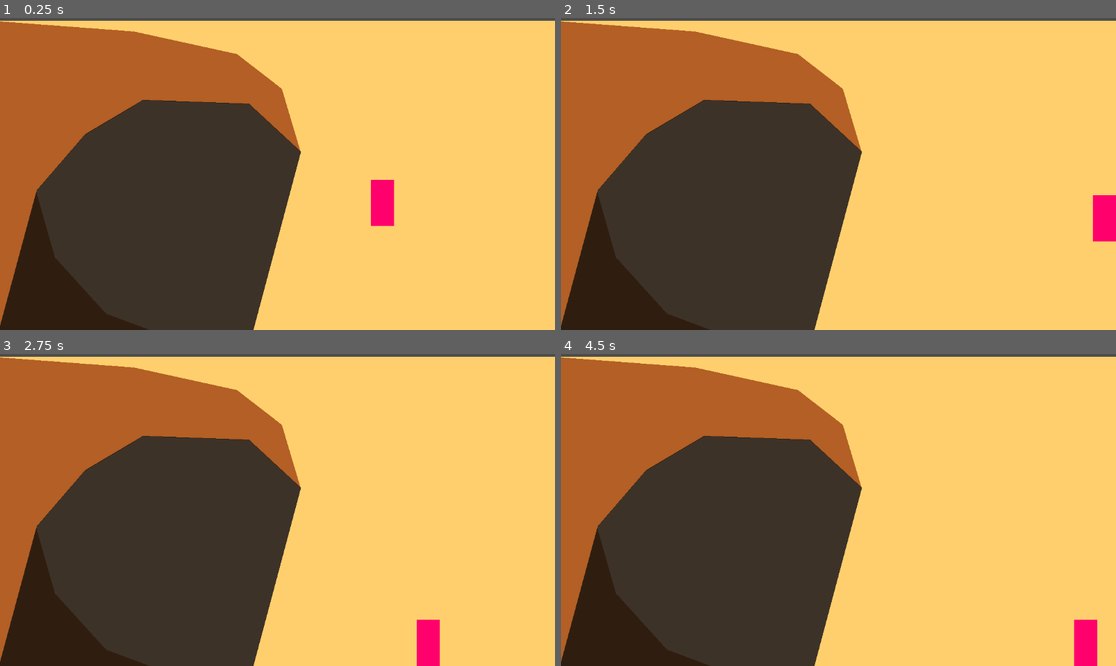
Above: before the commit, frames 1-4 (two rows, left to right).
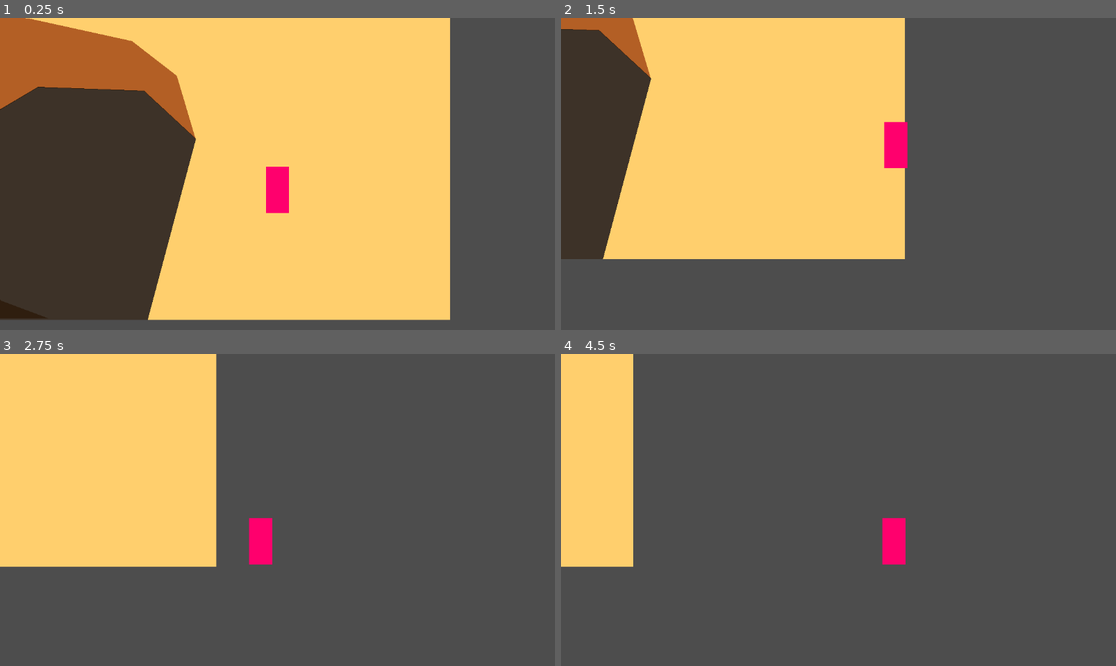
Above: after the commit, the same moments.

Repository: Niimphu/NewbieGameJam2023
Game: Godot game, scene res://Scenes/Level_1.tscn
The game is run twice, just before and just after one commit, with the same random seed, the same clock (stepped at 60 frames per second) and the same inputs.
Inputs:
- Up to frame 1 (0.25 s): no input
- Up to frame 2 (1.5 s): hold D (move_right) from 0.53 s (still down); tap Space (jump) at 0.77 s
- Up to frame 3 (2.75 s): tap Space (jump) at 1.52 s; release D (move_right) at 2.03 s; hold A (move_left) from 2.03 s (still down)
- Up to frame 4 (4.5 s): release A (move_left) at 2.78 s; hold D (move_right) 2.78-4.28 s; tap Space (jump) at 3.02, 3.77 s; hold A (move_left) from 4.28 s (still down)

The runs differ from the first frame. In frame 1, 50% of the frame differs, in the area x 0-100%, y 0-100%; in frame 2, 88%; in frame 3, 98%; in frame 4, 99%.

Commit message:
basic camera & extended level width

Diff:
--- a/Scenes/Level_1.tscn
+++ b/Scenes/Level_1.tscn
@@ -1,13 +1,13 @@
 [gd_scene load_steps=6 format=3 uid="uid://dtsuuoxfimxl2"]
 
 [ext_resource type="Texture2D" uid="uid://baxai2pm6non2" path="res://Textures/16x16_white.png" id="1_6mjgt"]
-[ext_resource type="PackedScene" path="res://Scenes/Player.tscn" id="2_lqu6h"]
+[ext_resource type="PackedScene" uid="uid://c1ogvedow02uu" path="res://Scenes/Player.tscn" id="2_lqu6h"]
 
 [sub_resource type="OccluderPolygon2D" id="OccluderPolygon2D_nn3ea"]
 polygon = PackedVector2Array(198, 989, 90, 889, -130, 881, -250, 952, -351, 1069, -314, 1205, -208, 1325, -112, 1361)
 
 [sub_resource type="RectangleShape2D" id="RectangleShape2D_3tjkr"]
-size = Vector2(1254, 40.5)
+size = Vector2(2404, 40.5)
 
 [sub_resource type="RectangleShape2D" id="RectangleShape2D_c680m"]
 size = Vector2(40, 659.125)
@@ -57,14 +57,24 @@
 position = Vector2(0, 648)
 
 [node name="Floor" type="CollisionShape2D" parent="Bounds"]
-position = Vector2(541, 20.75)
+position = Vector2(1116, 20.75)
 shape = SubResource("RectangleShape2D_3tjkr")
 
 [node name="WallRight" type="CollisionShape2D" parent="Bounds"]
-position = Vector2(1172, -314.438)
+position = Vector2(2271, -319)
 shape = SubResource("RectangleShape2D_c680m")
 
 [node name="Player" parent="." instance=ExtResource("2_lqu6h")]
 position = Vector2(794, 351)
 floor_stop_on_slope = false
 floor_max_angle = 0.872665
+
+[node name="RemoteTransform2D" type="RemoteTransform2D" parent="Player"]
+remote_path = NodePath("../../Camera2D")
+
+[node name="Camera2D" type="Camera2D" parent="."]
+position = Vector2(794, 351)
+position_smoothing_enabled = true
+position_smoothing_speed = 100.0
+drag_horizontal_enabled = true
+drag_vertical_enabled = true
